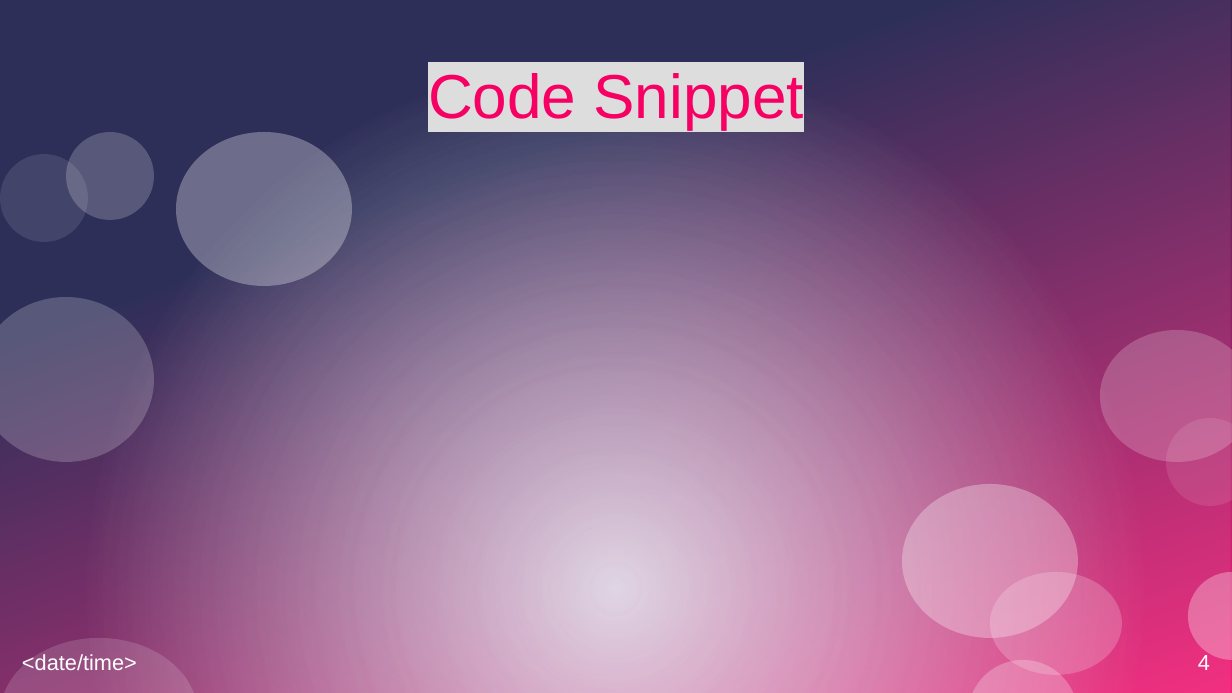
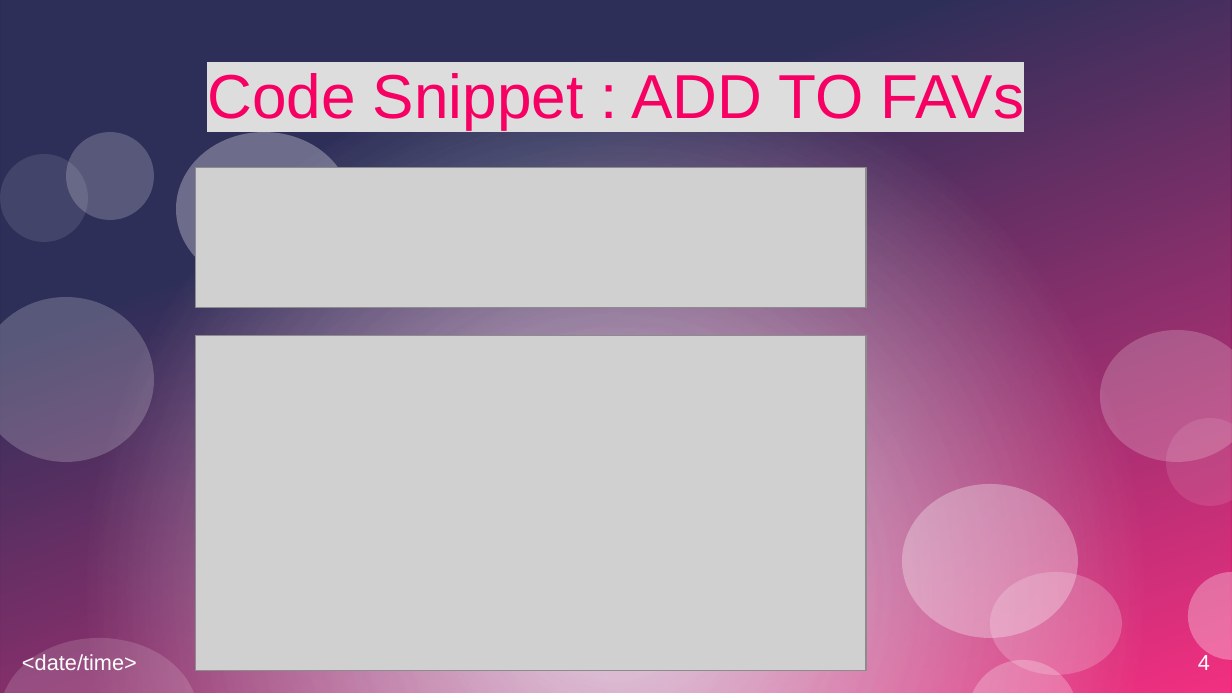
Before and after one commit to CodecoolGlobal/freestyle-mern-project-react-lillitaz, a slide deck: slide 4 of präsentation/CrudeMovieDb-PP.odp. Drawn at 1232x693 pixels with LibreOffice and Linux fonts; fonts in the diff are those of the drawing; grey boxes stand for pictures. Boxes give left, top, right and bottom in pixels: in the first picture for what was removed or moved away, otherwise in the second. Text is boxed around its words. In the diff, an @@ line names an element or a change of style, - is before the commit and + after.

```diff
--- a/präsentation/CrudeMovieDb-PP.odp
+++ b/präsentation/CrudeMovieDb-PP.odp
@@ title at [207,68,1025,129]: text changed @@
-Code Snippet
+Code Snippet : ADD TO FAVs
@@ picture added at [196,168,866,307] @@
@@ picture added at [196,335,866,671] @@
```
Also in this commit, not shown: 2 other slides changed, 3 other files.
